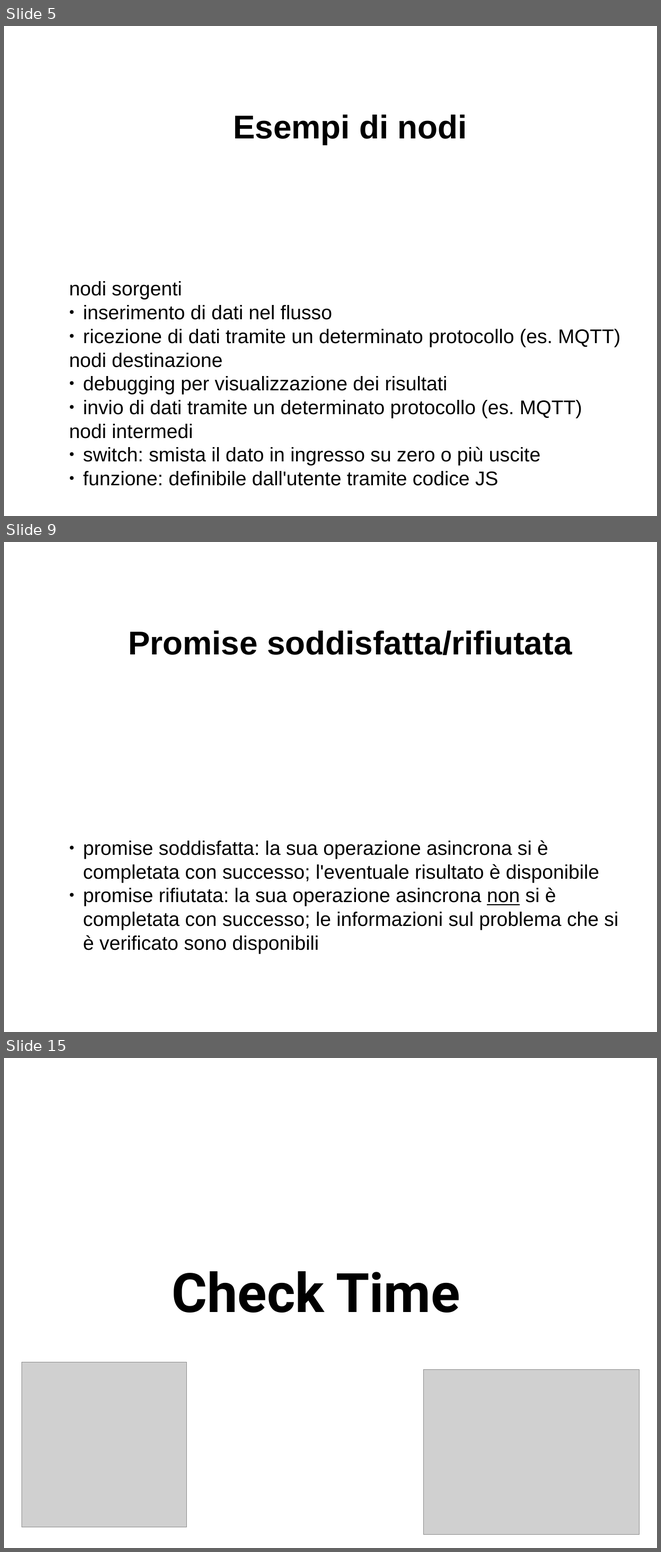
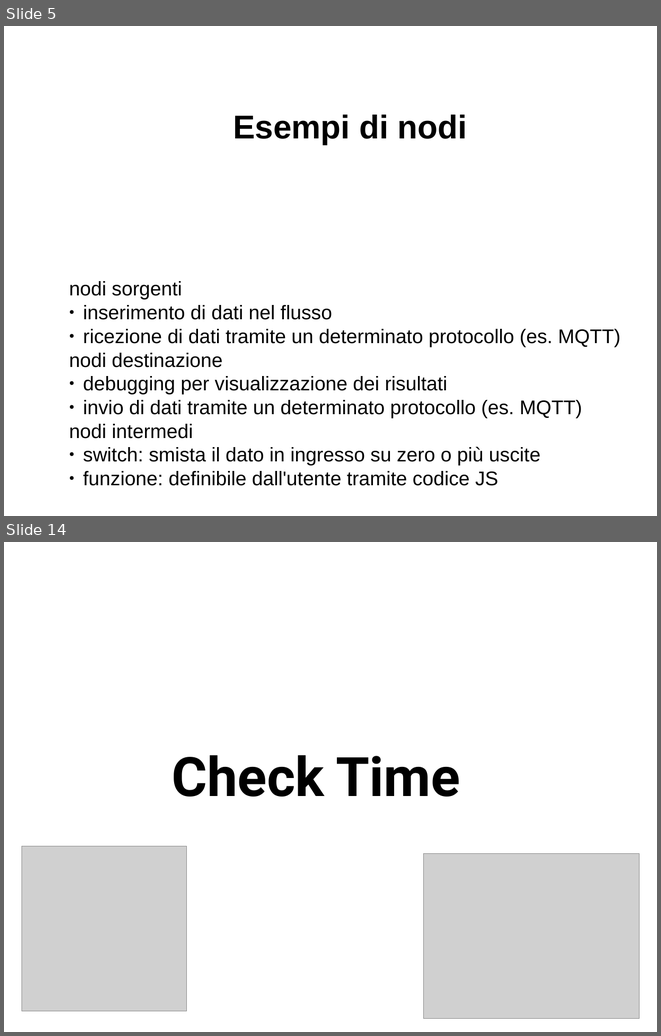
Before and after one commit to davideancona/minicorsiRAISE, a slide deck: iot/NodeRED.odp. Shown one above the other, each under a label of ours: slides 5, 9 and 15 before the commit, slides 5 and 14 after it; the slides between them are not shown. The pictures are 661x1552 and 661x1036 pixels, drawn with LibreOffice and Linux fonts; fonts in the diff are those of the drawing; grey boxes stand for pictures. Boxes give left, top, right and bottom in pixels: in the first picture for what was removed or moved away, otherwise in the second. Text is boxed around its words. In the diff, an @@ line names an element or a change of style, - is before the commit and + after.

```diff
--- a/iot/NodeRED.odp
+++ b/iot/NodeRED.odp
@@ slide 9 removed at (x1=4, y1=542, x2=657, y2=1032), background #FFFFFF @@
@@ text removed at (x1=128, y1=631, x2=572, y2=655) @@
-Promise soddisfatta/rifiutata
@@ text removed at (x1=83, y1=840, x2=618, y2=954) @@
-● promise soddisfatta: la sua operazione asincrona si è completata con successo; l'eventuale risultato è disponibile
-● promise rifiutata: la sua operazione asincrona non si è completata con successo; le informazioni sul problema che si è verificato sono disponibili
@@ what was slide 15 is now slide 14 @@
```
Also in this commit, not shown: 3 slides changed, 5 slides added, 5 other slides removed, 2 other files.
